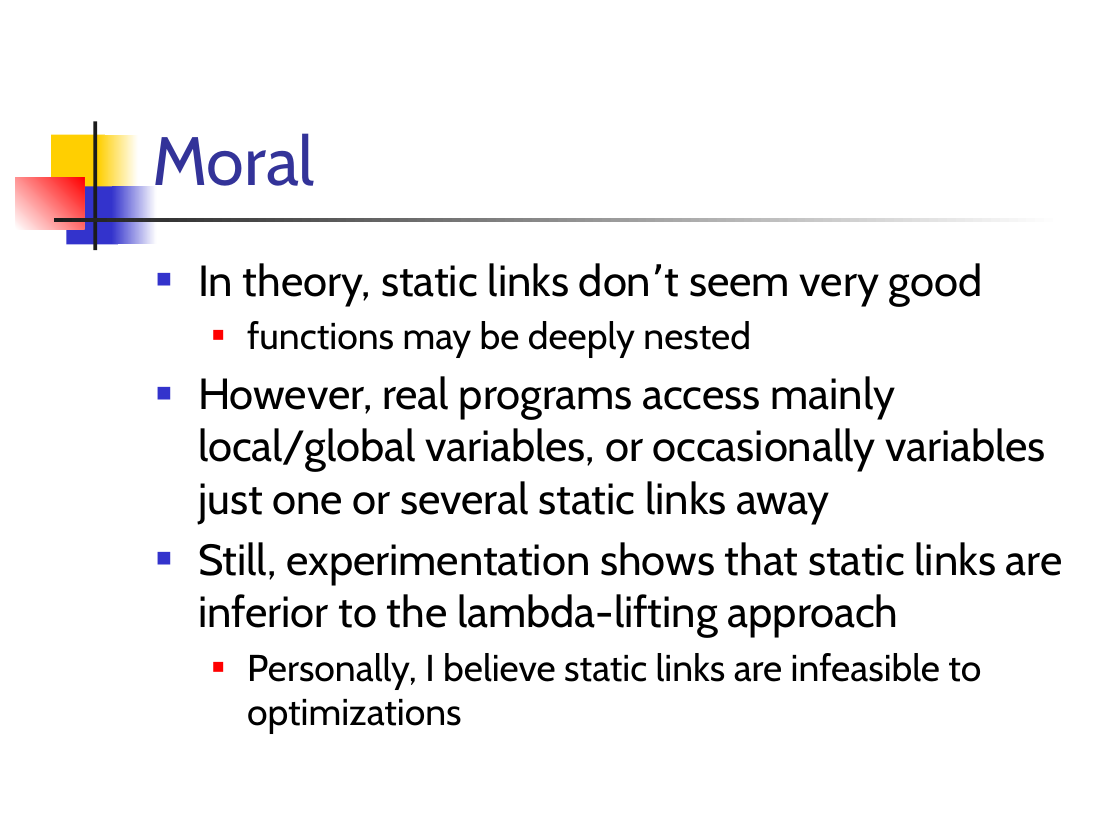
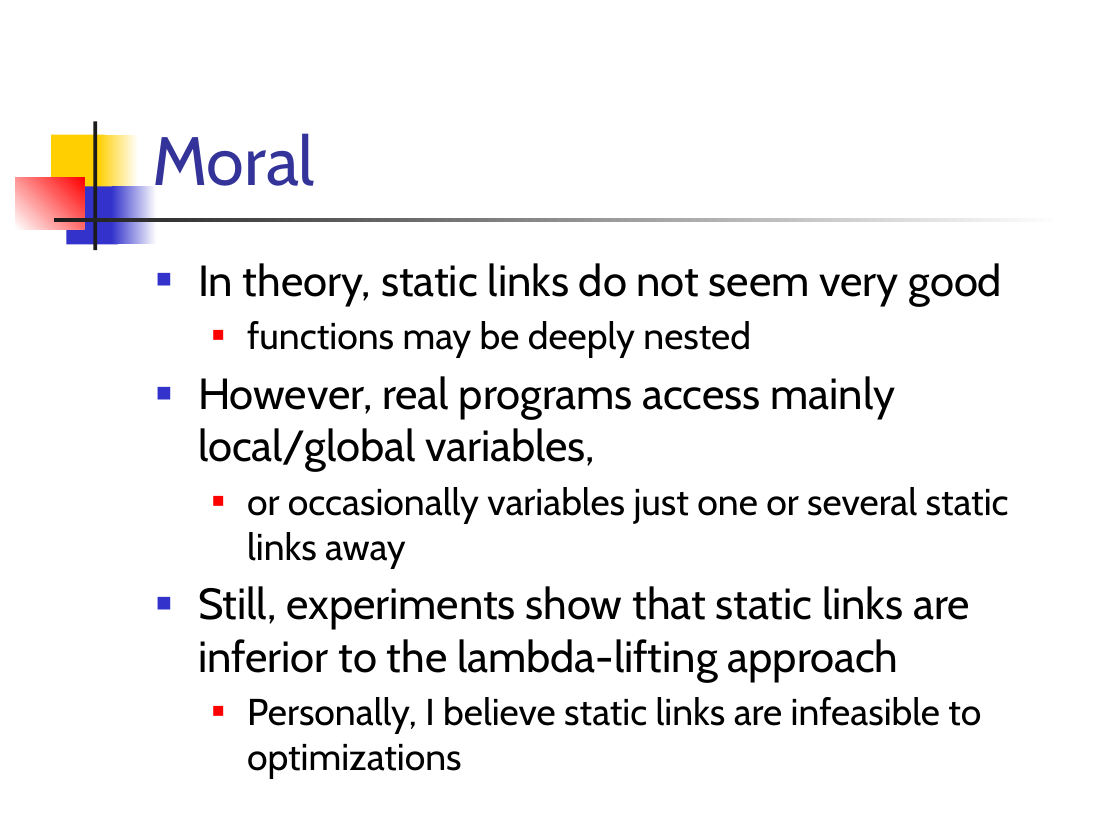
Before and after one commit to csslab-ustc/csslab-ustc.github.io, a slide deck: slide 53 of courses/compiler/slides/lec16-function.pptx (slide 52 before the commit). Drawn at 1120x840 pixels with LibreOffice and Linux fonts; fonts in the diff are those of the drawing. Boxes give left, top, right and bottom in pixels: in the first picture for what was removed or moved away, otherwise in the second. Text is boxed around its words. In the diff, an @@ line names an element or a change of style, - is before the commit and + after.

```diff
--- a/courses/compiler/slides/lec16-function.pptx
+++ b/courses/compiler/slides/lec16-function.pptx
@@ text at [198, 263, 1002, 306]: text changed @@
-■ In theory, static links don’t seem very good
+■ In theory, static links do not seem very good
@@ text at [198, 376, 1009, 682]: text changed @@
-■ However, real programs access mainly local/global variables, or occasionally variables just one or several static links away
-■ Still, experimentation shows that static links are inferior to the lambda-lifting approach
+■ However, real programs access mainly local/global variables,
+  ■ or occasionally variables just one or several static links away
+■ Still, experiments show that static links are inferior to the lambda-lifting approach
```
Also in this commit, not shown: 29 other slides changed, 2 slides added, 1 slide removed, 8 other files.
